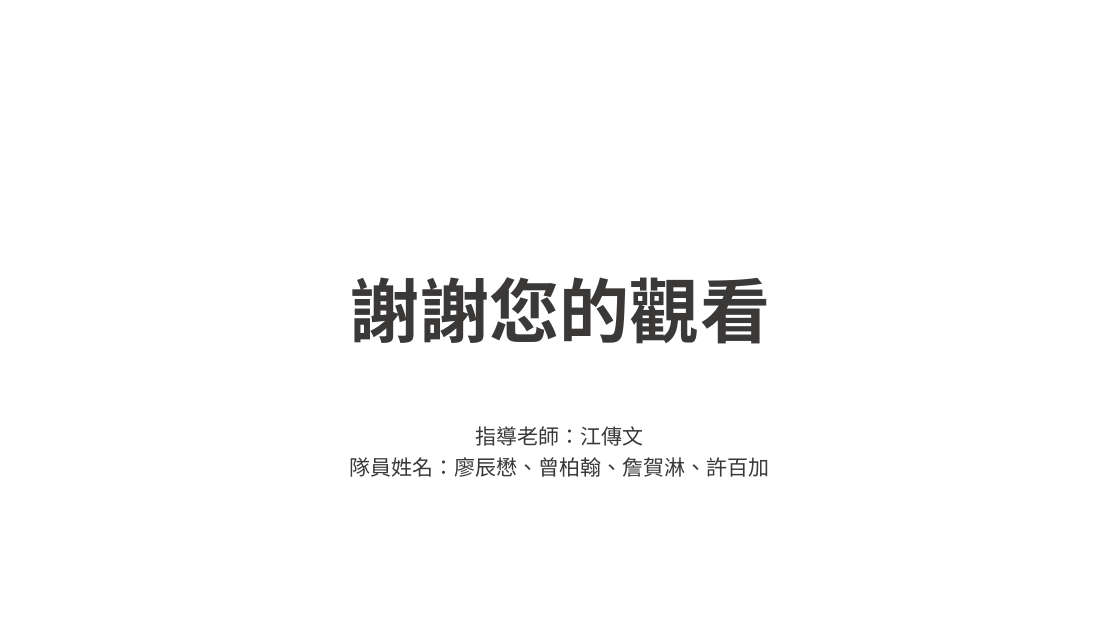
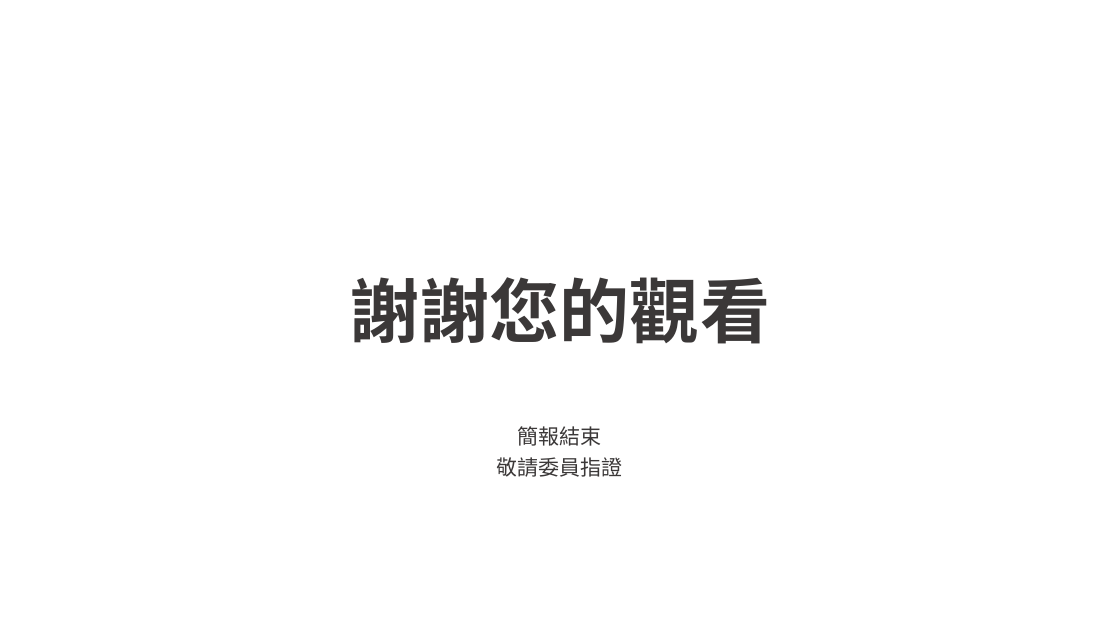
Before and after one commit to den19980107/nkust-online-study, a slide deck: slide 14 of i-Coding.pptx (slide 18 before the commit). Drawn at 1120x630 pixels with LibreOffice and Linux fonts; fonts in the diff are those of the drawing; background and template pictures are left out. Boxes give left, top, right and bottom in pixels: in the first picture for what was removed or moved away, otherwise in the second. Text is boxed around its words. In the diff, an @@ line names an element or a change of style, - is before the commit and + after.

```diff
--- a/i-Coding.pptx
+++ b/i-Coding.pptx
@@ text at (497, 426, 623, 477): text changed @@
-指導老師：江傳文
-隊員姓名：廖辰懋、曾柏翰、詹賀淋、許百加
+簡報結束
+敬請委員指證
```
Also in this commit, not shown: 5 other slides changed, 1 slide added.
